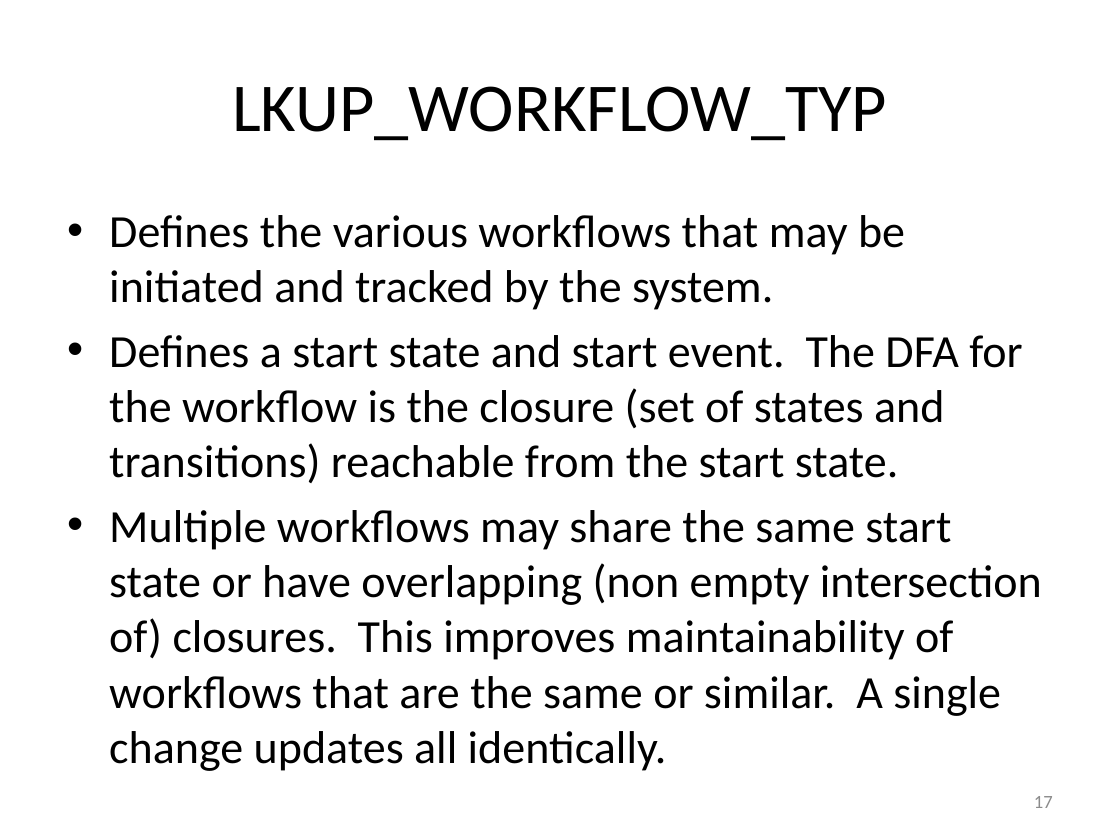
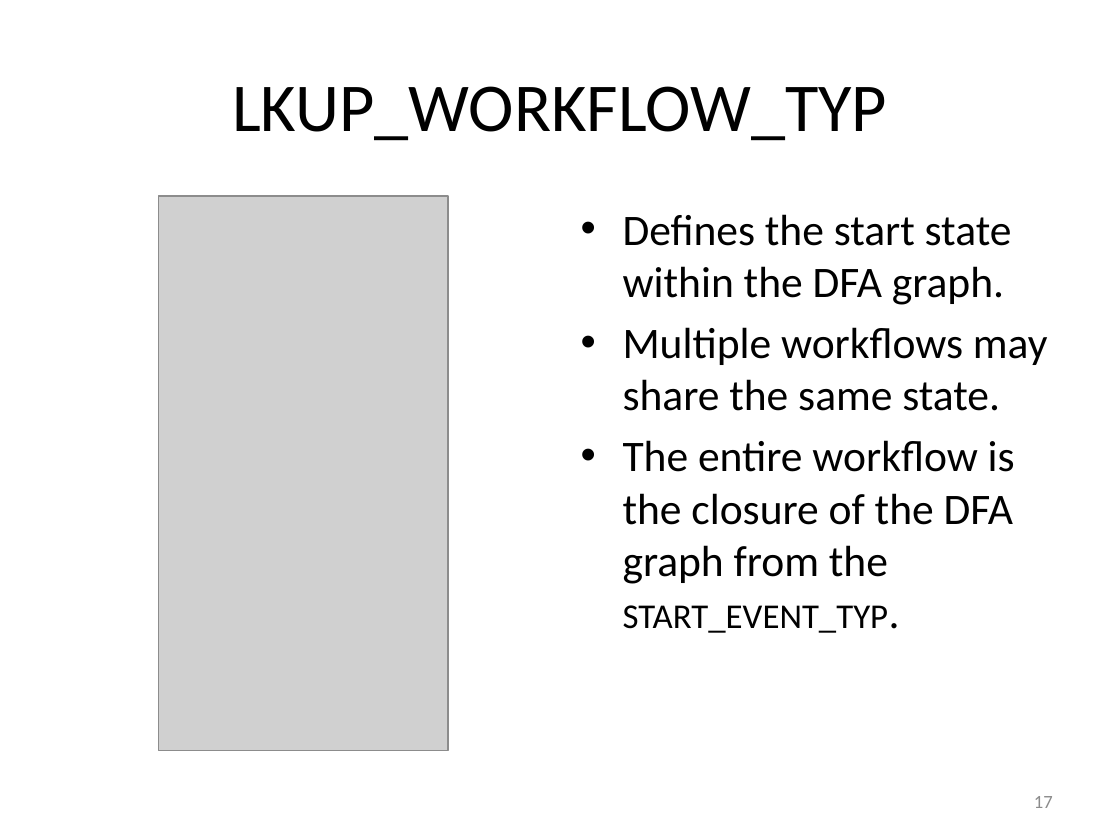
Before and after one commit to RichardRoda/DFA-Workflow-Model, a slide deck: slide 17 of Modeling Workflows with Event Driven DFA.pptx. Drawn at 1120x840 pixels with LibreOffice and Linux fonts; fonts in the diff are those of the drawing; grey boxes stand for pictures. Boxes give left, top, right and bottom in pixels: in the first picture for what was removed or moved away, otherwise in the second. Text is boxed around its words. In the diff, an @@ line names an element or a change of style, - is before the commit and + after.

```diff
--- a/Modeling Workflows with Event Driven DFA.pptx
+++ b/Modeling Workflows with Event Driven DFA.pptx
@@ picture added at box(159, 196, 449, 750) @@
@@ text removed at box(109, 215, 1042, 771) @@
-• Defines the various workflows that may be initiated and tracked by the system.
-• Defines a start state and start event. The DFA for the workflow is the closure (set of states and transitions) reachable from the start state.
-• Multiple workflows may share the same start state or have overlapping (non empty intersection of) closures. This improves maintainability of workflows that are the same or similar. A single change updates all identically.
@@ text added at box(623, 214, 1047, 633), 28 pt, text #000000 @@
+• Defines the start state within the DFA graph.
+• Multiple workflows may share the same state.
+• The entire workflow is the closure of the DFA graph from the start_event_typ.
```
Also in this commit, not shown: 5 other slides changed, 6 other files.
